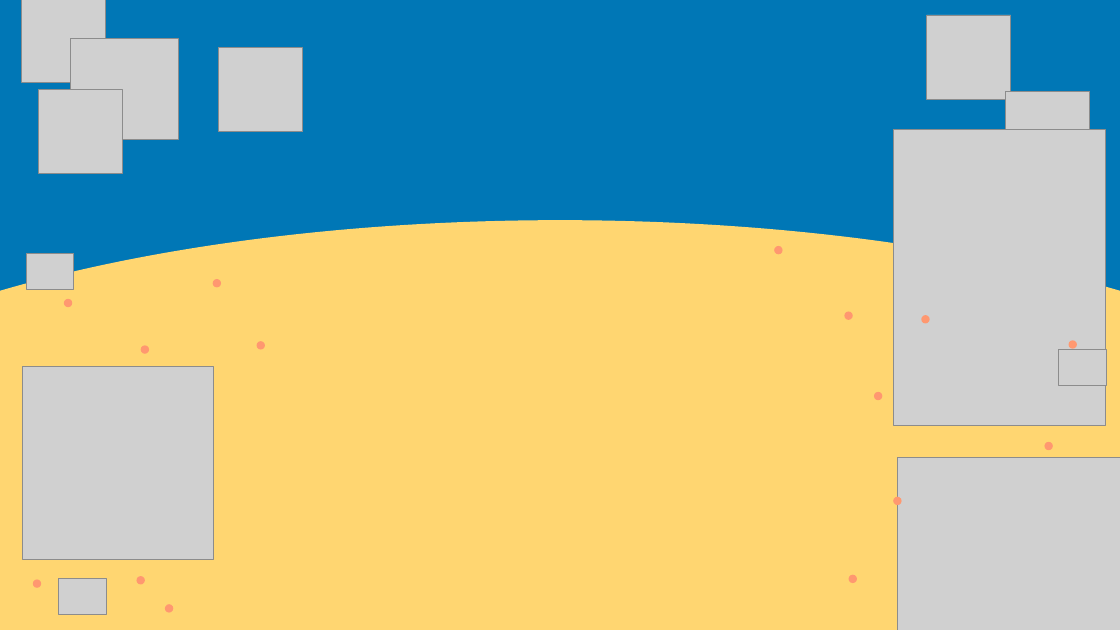
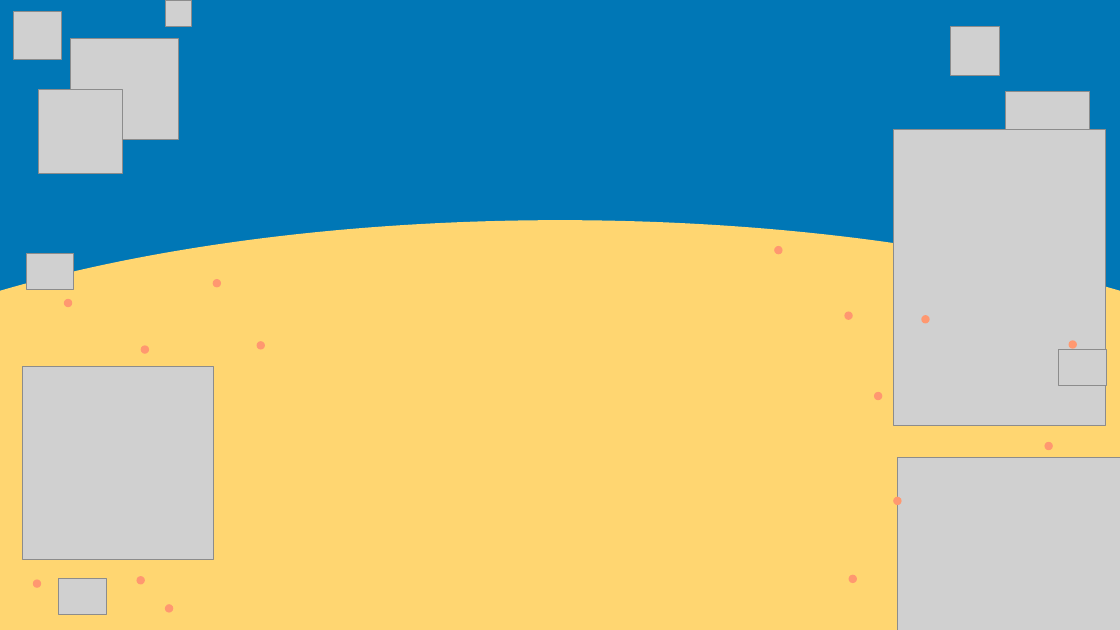
Before and after one commit to theCaiGuy/dartyti.me, a slide deck: slide 1 of static/backgrounds.pptx. Drawn at 1120x630 pixels with LibreOffice and Linux fonts; fonts in the diff are those of the drawing; grey boxes stand for pictures. Boxes give left, top, right and bottom in pixels: in the first picture for what was removed or moved away, otherwise in the second. Text is boxed around its words. In the diff, an @@ line names an element or a change of style, - is before the commit and + after.

```diff
--- a/static/backgrounds.pptx
+++ b/static/backgrounds.pptx
@@ picture: place and size @@
-picture at [22,0,106,82]
+picture at [13,12,61,60]
@@ picture: place and size @@
-picture at [218,48,302,132]
+picture at [166,0,192,26]
@@ picture: place and size @@
-picture at [927,15,1011,99]
+picture at [950,26,999,75]
```
Also in this commit, not shown: 2 slides added, 2 slides removed, 11 other files.
